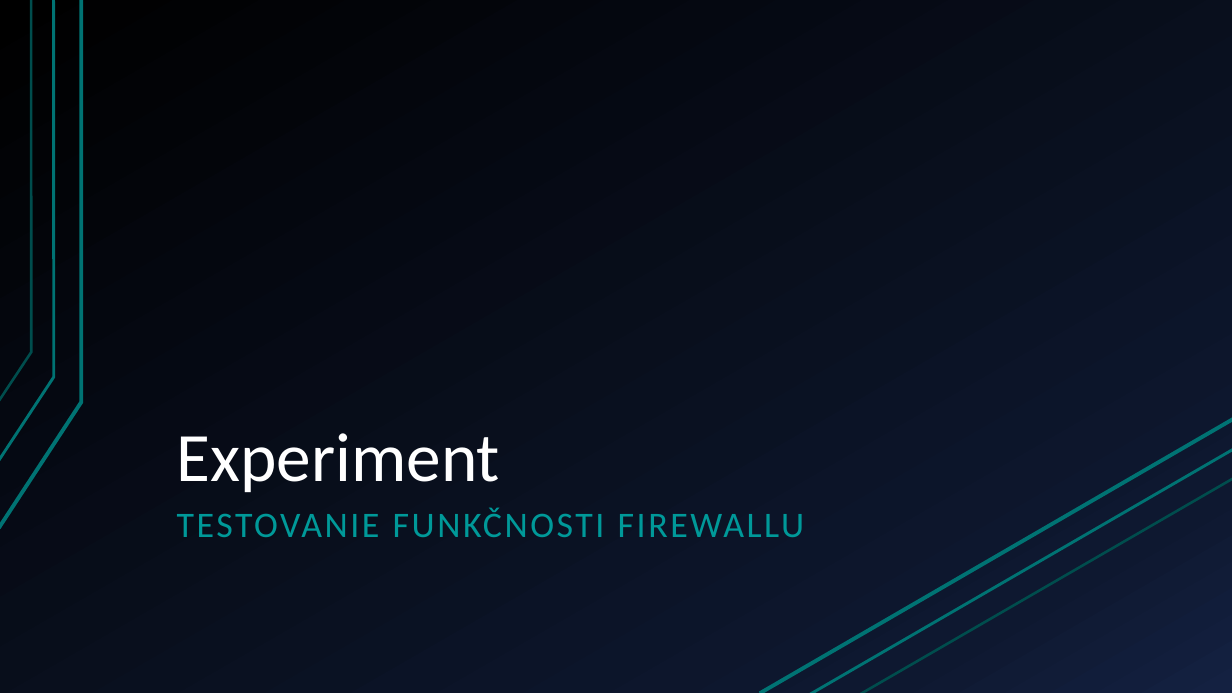
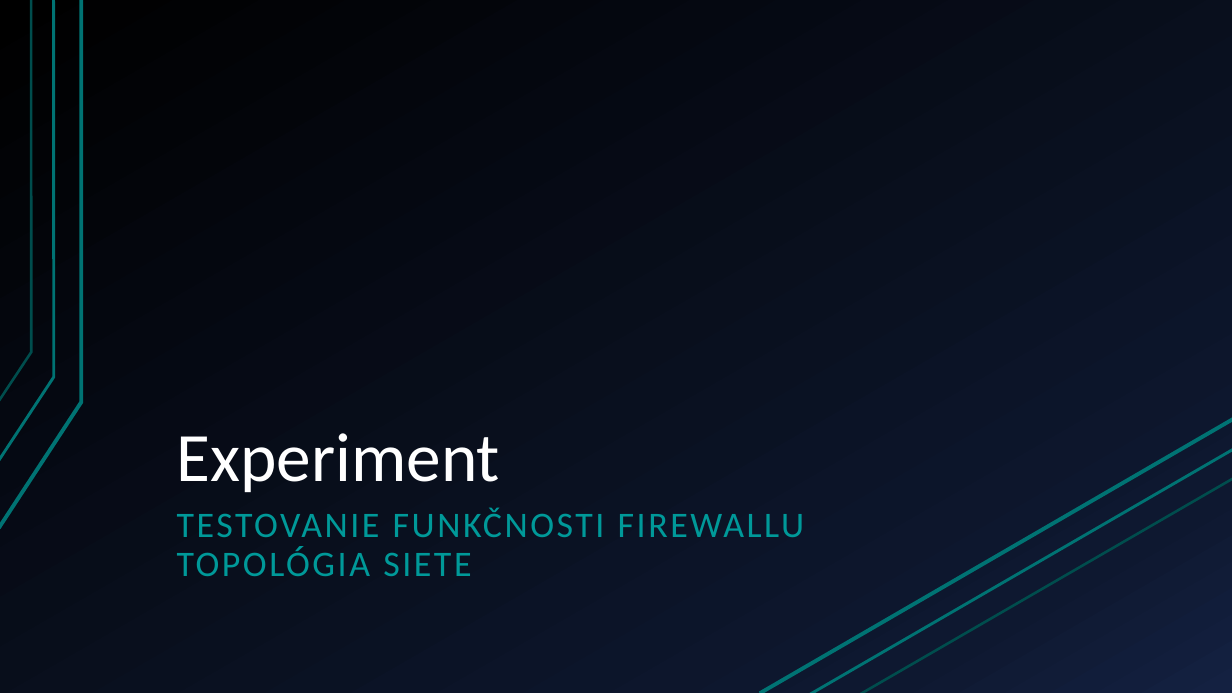
Before and after one commit to aks-2017/semestralne-zadania-semestralne-zadanie-xharvan-xbenod, a slide deck: slide 5 of docs/prezentacia/prezentacia.pptx. Drawn at 1232x693 pixels with LibreOffice and Linux fonts; fonts in the diff are those of the drawing. Boxes give left, top, right and bottom in pixels: in the first picture for what was removed or moved away, otherwise in the second. Text is boxed around its words. In the diff, an @@ line names an element or a change of style, - is before the commit and + after.

```diff
--- a/docs/prezentacia/prezentacia.pptx
+++ b/docs/prezentacia/prezentacia.pptx
@@ text at box(177, 546, 471, 576): paragraph added @@
+TOPOLÓGIA SIETE
```
Also in this commit, not shown: 1 other slide changed, 1 other file.
